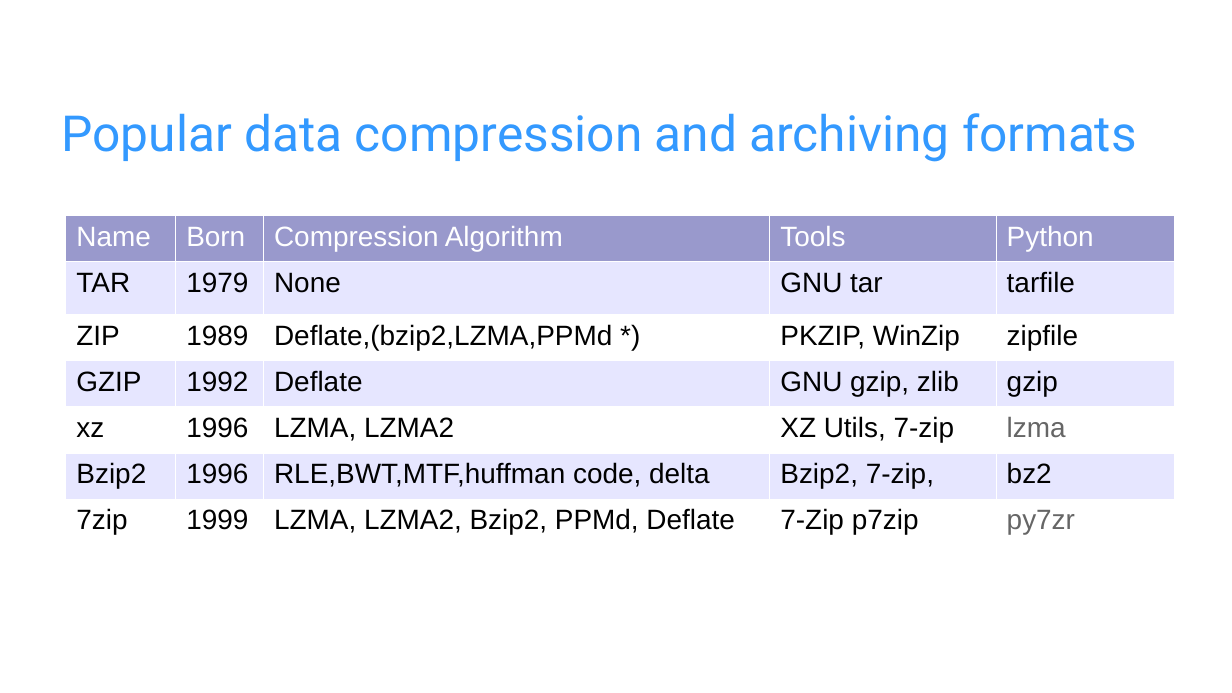
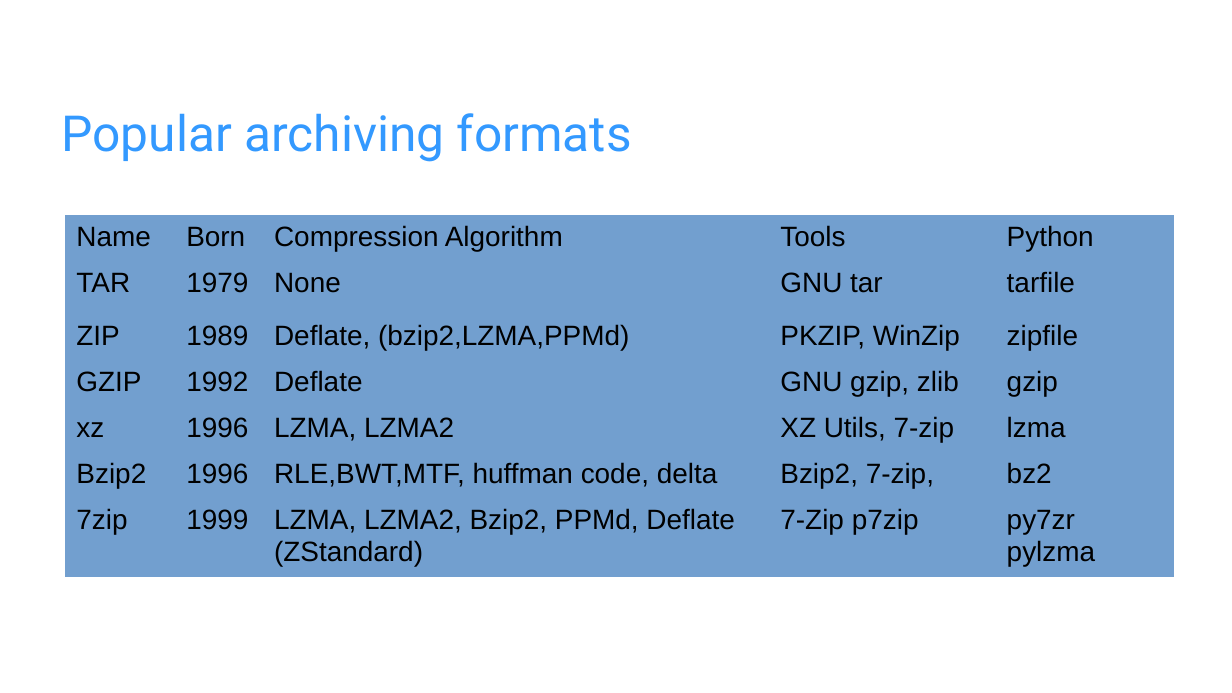
Before and after one commit to miurahr/py7zr, a slide deck: slide 7 of docs/presentations/Introduction_of_py7zr.odp (slide 3 before the commit). Drawn at 1232x693 pixels with LibreOffice and Linux fonts; fonts in the diff are those of the drawing; background and template pictures are left out. Boxes give left, top, right and bottom in pixels: in the first picture for what was removed or moved away, otherwise in the second. Text is boxed around its words. In the diff, an @@ line names an element or a change of style, - is before the commit and + after.

```diff
--- a/docs/presentations/Introduction_of_py7zr.odp
+++ b/docs/presentations/Introduction_of_py7zr.odp
@@ title at box(62, 113, 632, 162): text changed @@
-Popular data compression and archiving formats
+Popular archiving formats
@@ table at box(66, 216, 1176, 574) @@
-row 3, column 3: Deflate,(bzip2,LZMA,PPMd *)
+row 3, column 3: Deflate, (bzip2,LZMA,PPMd)
-row 6, column 3: RLE,BWT,MTF,huffman code, delta
+row 6, column 3: RLE,BWT,MTF, huffman code, delta
-row 7, column 3: LZMA, LZMA2, Bzip2, PPMd, Deflate
+row 7, column 3: LZMA, LZMA2, Bzip2, PPMd, Deflate / (ZStandard)
-row 7, column 5: py7zr
+row 7, column 5: py7zr / pylzma
@@ fill #9999CC to #729FCF in row 1 @@
@@ fill #E6E6FF to #729FCF in 15 cells @@
@@ fill #FFFFFF to #729FCF in 15 cells @@
@@ text colour #FFFFFF to #000000 in "Name", "Born", "Compression Algorithm", "Tools" and 1 more places @@
@@ text colour #666666 to #000000 in "lzma" @@
@@ borders changed @@
```
Also in this commit, not shown: 5 other slides changed, 3 slides added, 5 slides removed, 1 other file.
